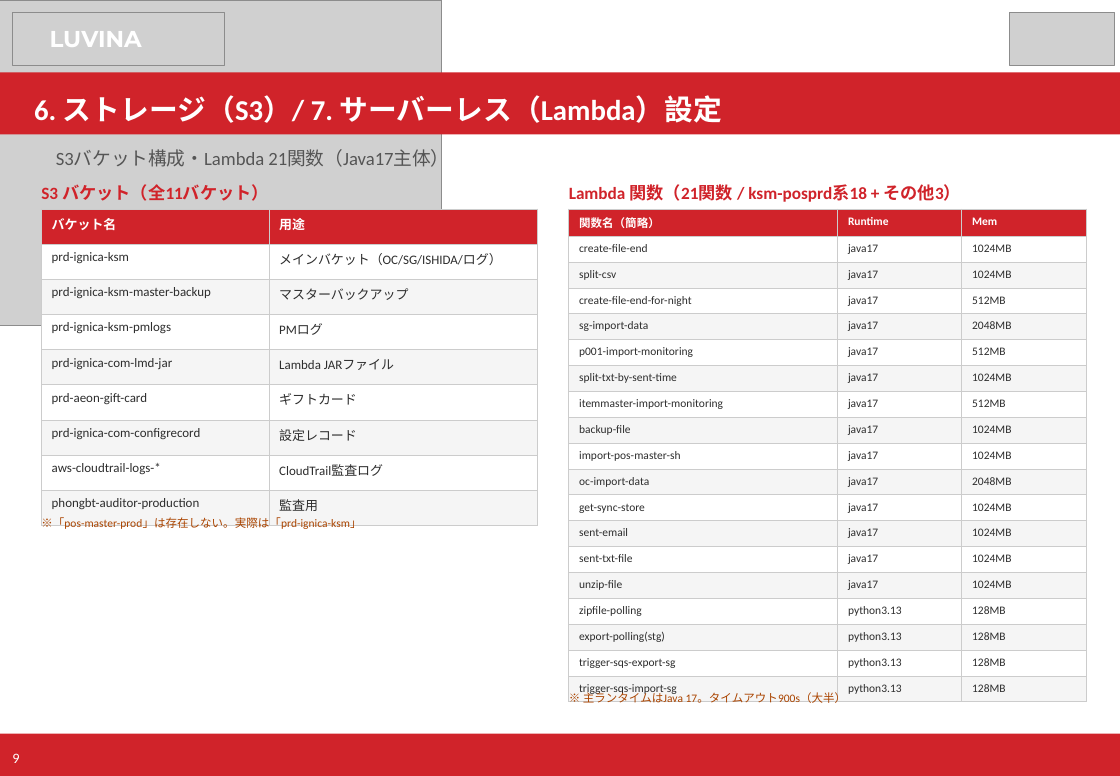
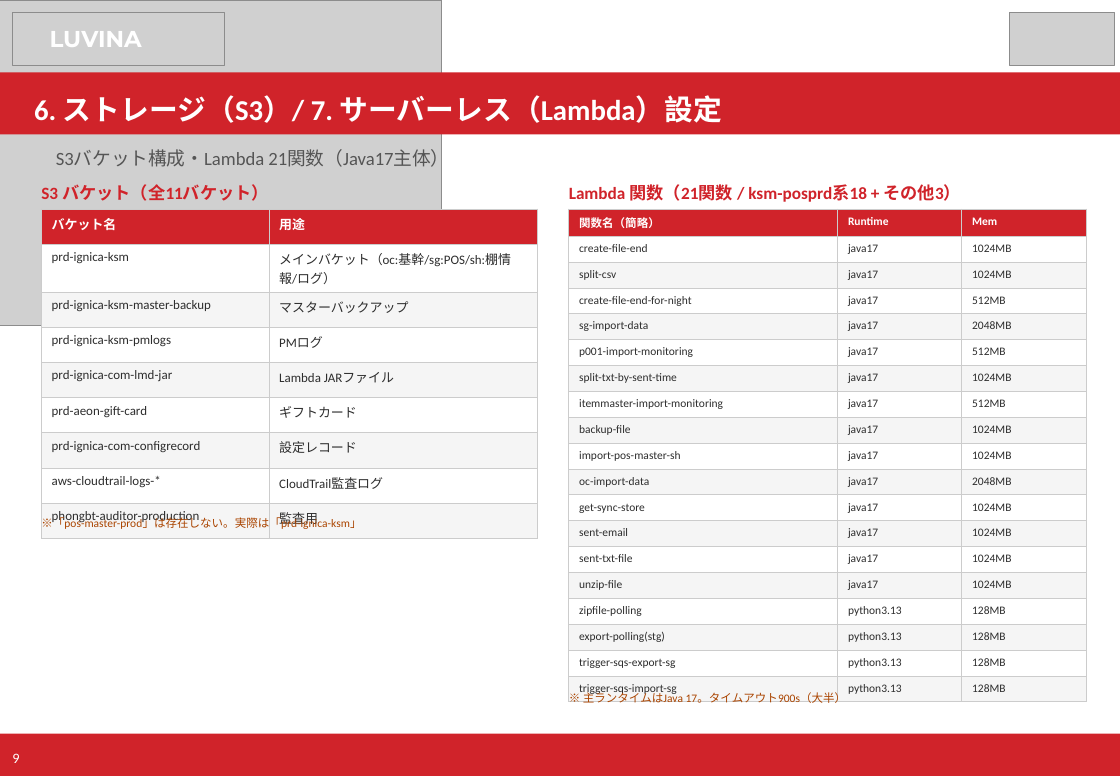
Before and after one commit to kiyoharakadutoshi/kasumi_pos-server_aws, a slide deck: slide 9 of 40_AWS/01_構成資料/カスミPOS_AWS構成資料.pptx. Drawn at 1120x776 pixels with LibreOffice and Linux fonts; fonts in the diff are those of the drawing; grey boxes stand for pictures. Boxes give left, top, right and bottom in pixels: in the first picture for what was removed or moved away, otherwise in the second. Text is boxed around its words. In the diff, an @@ line names an element or a change of style, - is before the commit and + after.

```diff
--- a/40_AWS/01_構成資料/カスミPOS_AWS構成資料.pptx
+++ b/40_AWS/01_構成資料/カスミPOS_AWS構成資料.pptx
@@ table at (x1=41, y1=209, x2=538, y2=531) @@
-row 2, column 2: メインバケット（OC/SG/ISHIDA/ログ）
+row 2, column 2: メインバケット（oc:基幹/sg:POS/sh:棚情報/ログ）
```
Also in this commit, not shown: 3 other slides changed, 1 slide added.
